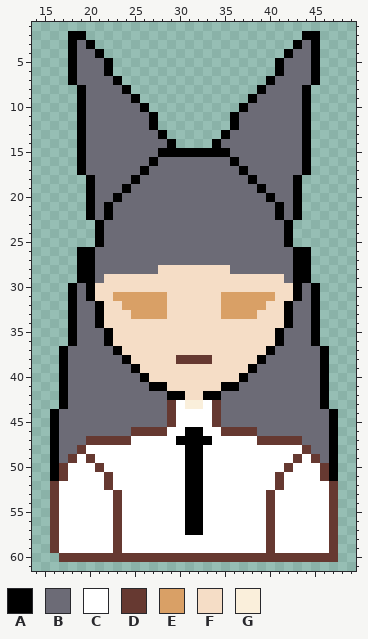
A pixel-art file gets an edit: miyabi.aseprite. That is the earlier state.
64x64 pixels, 1 frame. Shown: x 14..49, y 1..61.
Palette (. is transparent): A #000000  B #6c6b76  C #ffffff  D #663931  E #d9a066  F #f5ddc6  G #faefdb
Once edited:
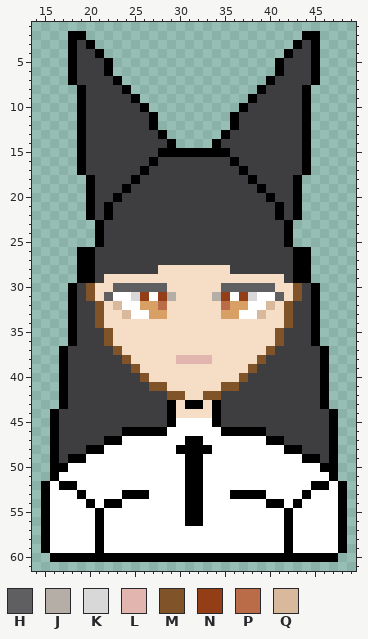
Colours new in this view: H #5f5f62  J #b5aea6  K #d8d8d8  L #e2b6ae  M #805328  N #933e17  P #ba6c48  Q #d8b99b
Diff:
layer "tie" added
@@ palette @@
-B #6c6b76
+B #3e3e40
--- layers "tie", "body", "head"
@@ x 14..49 @@
 29 .....AABFFFFFFFFFFFFFFFFFFFFBAA.....
-30 ....ABAFFFFFFFFFFFFFFFFFFFFFFABA....
-31 ....ABAFFEEEEEEFFFFFFEEEEEEFFABA....
-32 ....ABBAFFEEEEEFFFFFFEEEEEFFABBA....
-33 ....ABBAFFFEEEEFFFFFFEEEEFFFABBA....
-34 ....ABBAFFFFFFFFFFFFFFFFFFFFABBA....
-35 ....ABBBAFFFFFFFFFFFFFFFFFFABBBA....
-36 ....ABBBAFFFFFFFFFFFFFFFFFFABBBA....
-37 ...ABBBBBAFFFFFFFFFFFFFFFFABBBBBA...
-38 ...ABBBBBBAFFFFFDDDDFFFFFABBBBBBA...
-39 ...ABBBBBBBAFFFFFFFFFFFFABBBBBBBA...
-40 ...ABBBBBBBBAFFFFFFFFFFABBBBBBBBA...
-41 ...ABBBBBBBBBAAFFFFFFAABBBBBBBBBA...
-42 ...ABBBBBBBBBBBAAFFAABBBBBBBBBBBA...
-43 ...ABBBBBBBBBBBDCGGCDBBBBBBBBBBBA...
-44 ..ABBBBBBBBBBBBDCCCCDBBBBBBBBBBBBA..
-45 ..ABBBBBBBBBBBBDCCCCDBBBBBBBBBBBBA..
-46 ..ABBBBBBBBDDDDCCAACCDDDDBBBBBBBBA..
-47 ..ABBBDDDDDCCCCCAAAACCCCCDDDDDBBBA..
-48 ..ABBDCCCCCCCCCCCAACCCCCCCCCCCDBBA..
-49 ..ABDCDCCCCCCCCCCAACCCCCCCCCCDCDBA..
-50 ..ADCCCDCCCCCCCCCAACCCCCCCCCDCCCDA..
-51 ..ADCCCCDCCCCCCCCAACCCCCCCCDCCCCDA..
-52 ..DCCCCCDCCCCCCCCAACCCCCCCCDCCCCCD..
-53 ..DCCCCCCDCCCCCCCAACCCCCCCDCCCCCCD..
-54 ..DCCCCCCDCCCCCCCAACCCCCCCDCCCCCCD..
-55 ..DCCCCCCDCCCCCCCAACCCCCCCDCCCCCCD..
-56 ..DCCCCCCDCCCCCCCAACCCCCCCDCCCCCCD..
-57 ..DCCCCCCDCCCCCCCAACCCCCCCDCCCCCCD..
-58 ..DCCCCCCDCCCCCCCCCCCCCCCCDCCCCCCD..
-59 ..DCCCCCCDCCCCCCCCCCCCCCCCDCCCCCCD..
-60 ...DDDDDDDDDDDDDDDDDDDDDDDDDDDDDDD..
+30 ....ABMFFHHHHHHFFFFFFHHHHHHFFMBA....
+31 ....ABMFHCCKNCNJFFFFJNCNKCCHFMBA....
+32 ....ABBMFQCCEEPFFFFFFPEECCQFMBBA....
+33 ....ABBMFFQCCEEFFFFFFEECCQFFMBBA....
+34 ....ABBMFFFFFFFFFFFFFFFFFFFFMBBA....
+35 ....ABBBMFFFFFFFFFFFFFFFFFFMBBBA....
+36 ....ABBBMFFFFFFFFFFFFFFFFFFMBBBA....
+37 ...ABBBBBMFFFFFFFFFFFFFFFFMBBBBBA...
+38 ...ABBBBBBMFFFFFLLLLFFFFFMBBBBBBA...
+39 ...ABBBBBBBMFFFFFFFFFFFFMBBBBBBBA...
+40 ...ABBBBBBBBMFFFFFFFFFFMBBBBBBBBA...
+41 ...ABBBBBBBBBMMFFFFFFMMBBBBBBBBBA...
+42 ...ABBBBBBBBBBBMMFFMMBBBBBBBBBBBA...
+43 ...ABBBBBBBBBBBAFAAFABBBBBBBBBBBA...
+44 ..ABBBBBBBBBBBBAFFFFABBBBBBBBBBBBA..
+45 ..ABBBBBBBBBBBBACCCCABBBBBBBBBBBBA..
+46 ..ABBBBBBBAAAAACCCCCCAAAAABBBBBBBA..
+47 ..ABBBBBAACCCCCCCAACCCCCCCAABBBBBA..
+48 ..ABBBAACCCCCCCCAAAACCCCCCCCAABBBA..
+49 ..ABAACCCCCCCCCCCAACCCCCCCCCCCAABA..
+50 ..AACCCCCCCCCCCCCAACCCCCCCCCCCCCAA..
+51 ..ACCCCCCCCCCCCCCAACCCCCCCCCCCCCCA..
+52 .ACAACCCCCCCCCCCCAACCCCCCCCCCCCAACA.
+53 .ACCCACCCCAAACCCCAACCCAAAACCCCACCCA.
+54 .ACCCCACAACCCCCCCAACCCCCCCAACACCCCA.
+55 .ACCCCCACCCCCCCCCAACCCCCCCCCACCCCCA.
+56 .ACCCCCACCCCCCCCCAACCCCCCCCCACCCCCA.
+57 .ACCCCCACCCCCCCCCCCCCCCCCCCCACCCCCA.
+58 .ACCCCCACCCCCCCCCCCCCCCCCCCCACCCCCA.
+59 .ACCCCCACCCCCCCCCCCCCCCCCCCCACCCCCA.
+60 ..AAAAAAAAAAAAAAAAAAAAAAAAAAAAAAAA..
 61 ....................................
Changed places in both pictures, as pixel boxes (x1, y1, x2, y2):
changed: (41, 40, 347, 562)
